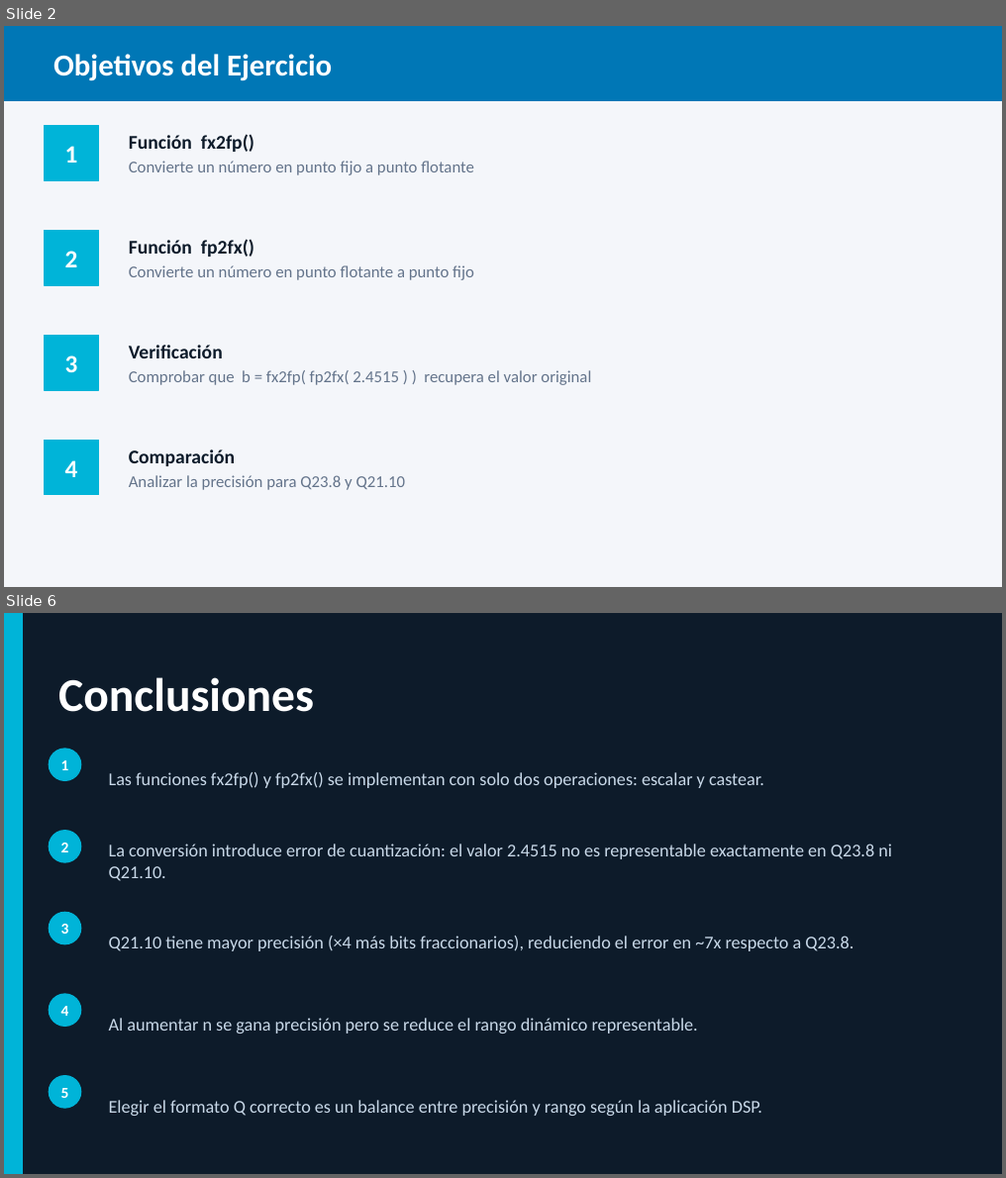
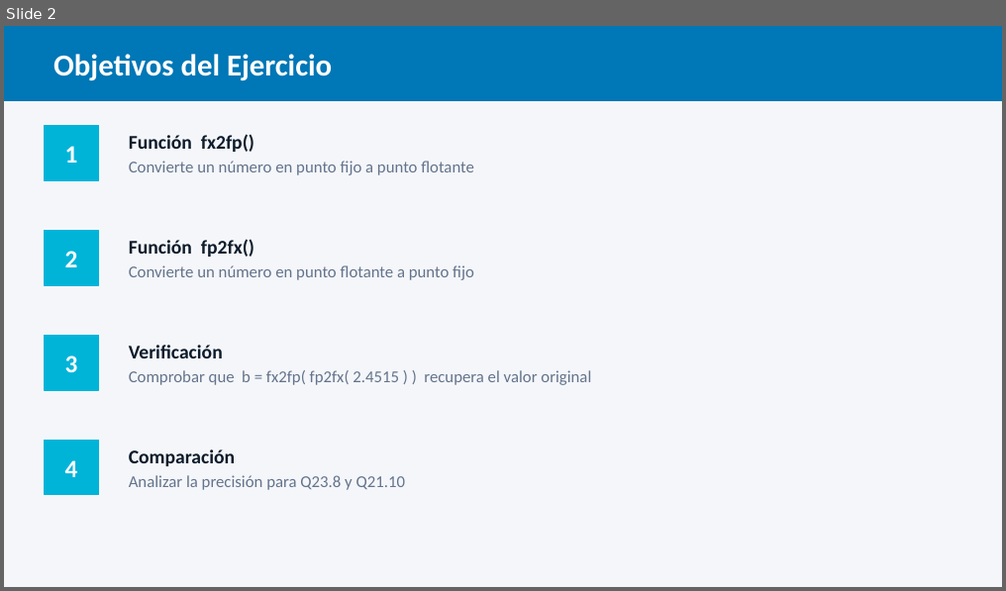
Before and after one commit to Juan-Stella/Control-y-Sistemas, a slide deck: Tp2/Ejercicio2_PuntoFijo.pptx. Shown one above the other, each under a label of ours: slides 2 and 6 before the commit, slide 2 after it; the slides between them are not shown. The pictures are 1006x1178 and 1006x591 pixels, drawn with LibreOffice and Linux fonts; fonts in the diff are those of the drawing. Boxes give left, top, right and bottom in pixels: in the first picture for what was removed or moved away, otherwise in the second. Text is boxed around its words. In the diff, an @@ line names an element or a change of style, - is before the commit and + after.

```diff
--- a/Tp2/Ejercicio2_PuntoFijo.pptx
+++ b/Tp2/Ejercicio2_PuntoFijo.pptx
@@ slide 6 removed at (4, 613, 1002, 1174), background #0D1B2A @@
@@ rectangle removed at (4, 613, 22, 1173) @@
@@ text removed at (58, 677, 314, 712) @@
-Conclusiones
@@ ellipse removed at (49, 749, 81, 780) @@
@@ text removed at (61, 761, 69, 770) @@
-1
@@ text removed at (109, 772, 764, 788) @@
-Las funciones fx2fp() y fp2fx() se implementan con solo dos operaciones: escalar y castear.
@@ ellipse removed at (49, 831, 81, 862) @@
@@ text removed at (61, 843, 69, 853) @@
-2
@@ text removed at (109, 844, 892, 881) @@
-La conversión introduce error de cuantización: el valor 2.4515 no es representable exactamente en Q23.8 ni Q21.10.
@@ ellipse removed at (49, 912, 81, 945) @@
@@ text removed at (61, 924, 69, 934) @@
-3
@@ text removed at (109, 936, 853, 952) @@
-Q21.10 tiene mayor precisión (×4 más bits fraccionarios), reduciendo el error en ~7x respecto a Q23.8.
@@ ellipse removed at (49, 994, 81, 1026) @@
@@ text removed at (61, 1006, 69, 1016) @@
-4
@@ text removed at (109, 1018, 698, 1034) @@
-Al aumentar n se gana precisión pero se reduce el rango dinámico representable.
@@ ellipse removed at (49, 1076, 81, 1108) @@
@@ text removed at (61, 1088, 69, 1098) @@
-5
@@ text removed at (109, 1100, 762, 1116) @@
-Elegir el formato Q correcto es un balance entre precisión y rango según la aplicación DSP.
```
Also in this commit, not shown: 3 slides changed, 1 other slide removed, 22 other files.
